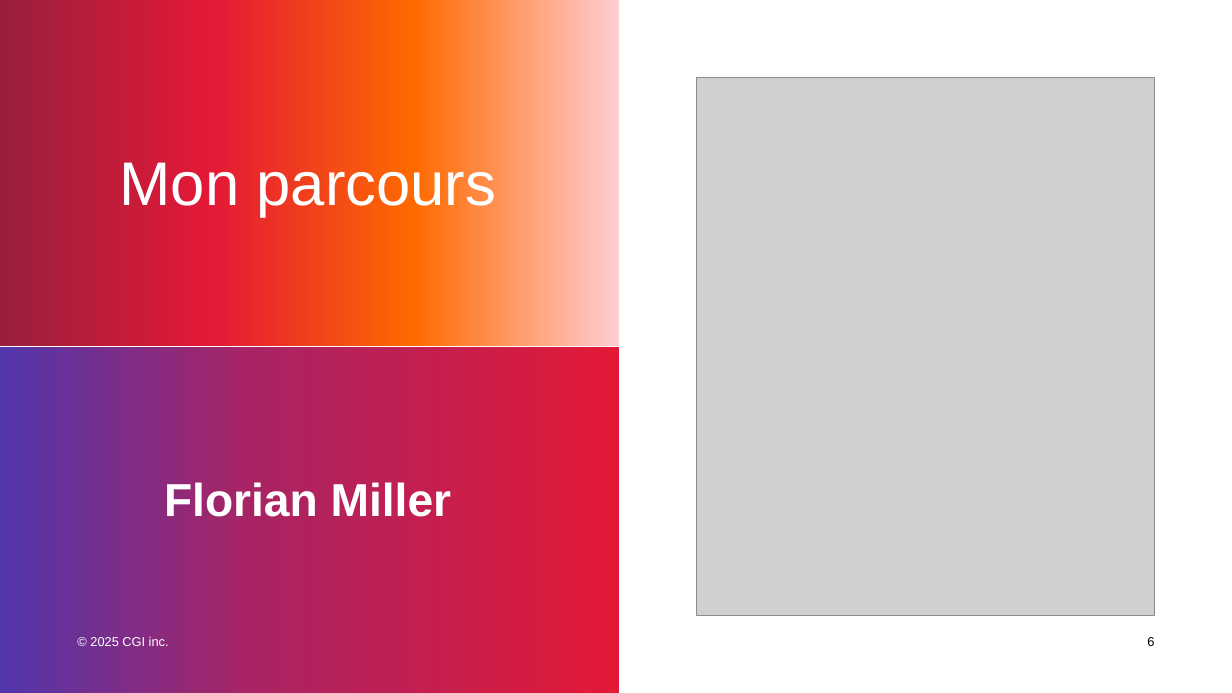
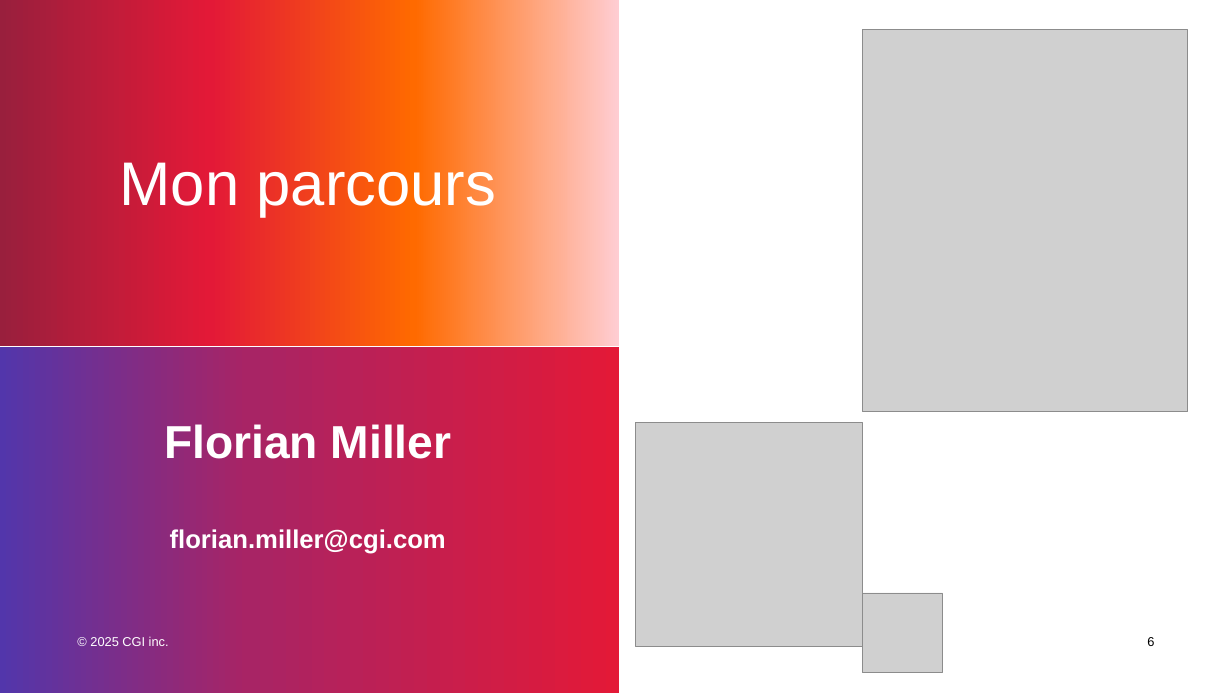
Before and after one commit to boubacarb1003-hue/Polytech-Nancy-TD-backend-students, a slide deck: slide 6 of cours/FY26 CM1 Initiation au développement WEB 1.1.1.pptx. Drawn at 1232x693 pixels with LibreOffice and Linux fonts; fonts in the diff are those of the drawing; grey boxes stand for pictures. Boxes give left, top, right and bottom in pixels: in the first picture for what was removed or moved away, otherwise in the second. Text is boxed around its words. In the diff, an @@ line names an element or a change of style, - is before the commit and + after.

Commit message:
Add contacts into CM1

```diff
--- a/cours/FY26 CM1 Initiation au développement WEB 1.1.1.pptx
+++ b/cours/FY26 CM1 Initiation au développement WEB 1.1.1.pptx
@@ picture: place and size @@
-picture at <box>696,78,1154,616</box>
+picture at <box>862,30,1188,411</box>
@@ text "Florian Miller": place and size @@
-text "Florian Miller" at <box>164,482,452,517</box>
+text "Florian Miller" at <box>164,424,452,554</box>
@@ picture added at <box>636,422,862,647</box> @@
@@ text at <box>170,527,446,554</box>: paragraph added @@
+florian.miller@cgi.com
@@ picture added at <box>862,593,943,674</box> @@
```
